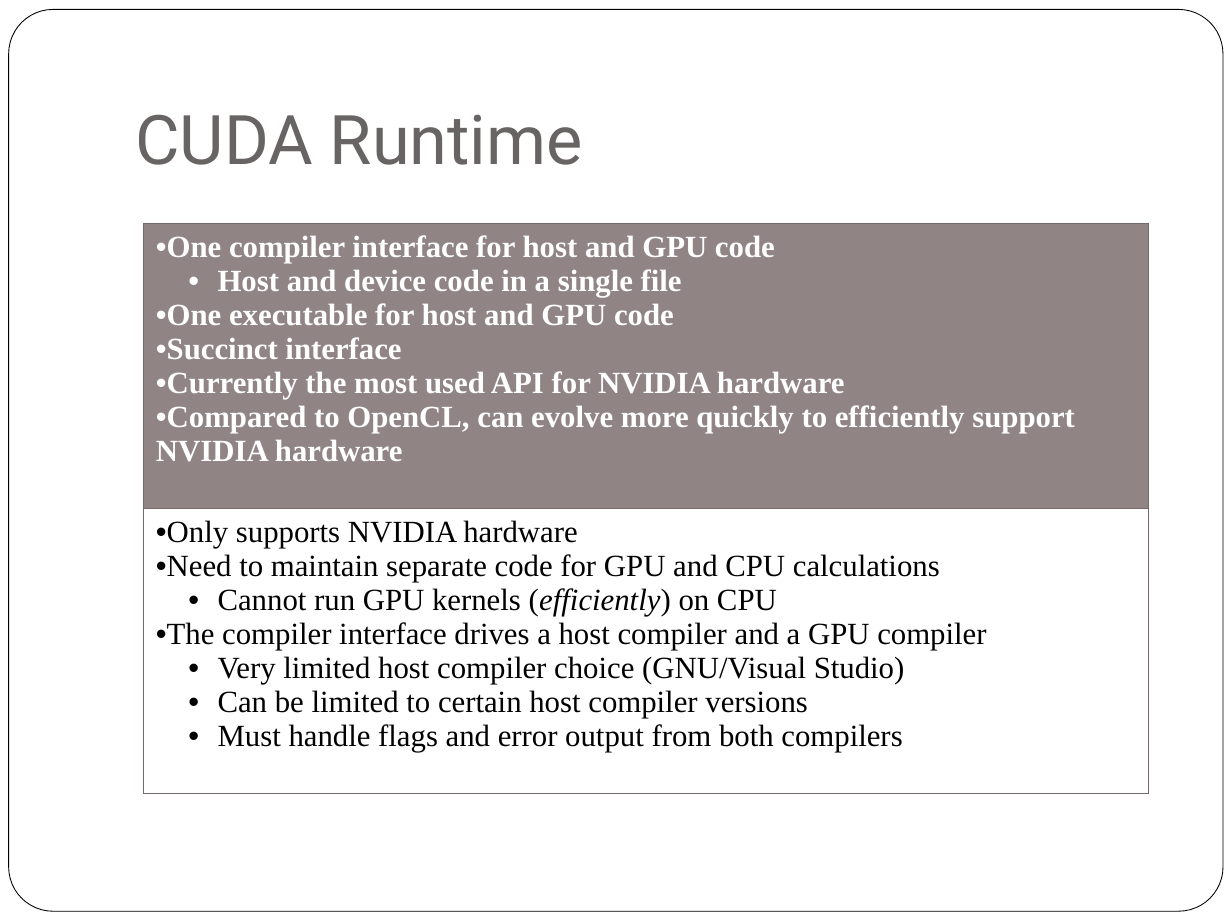
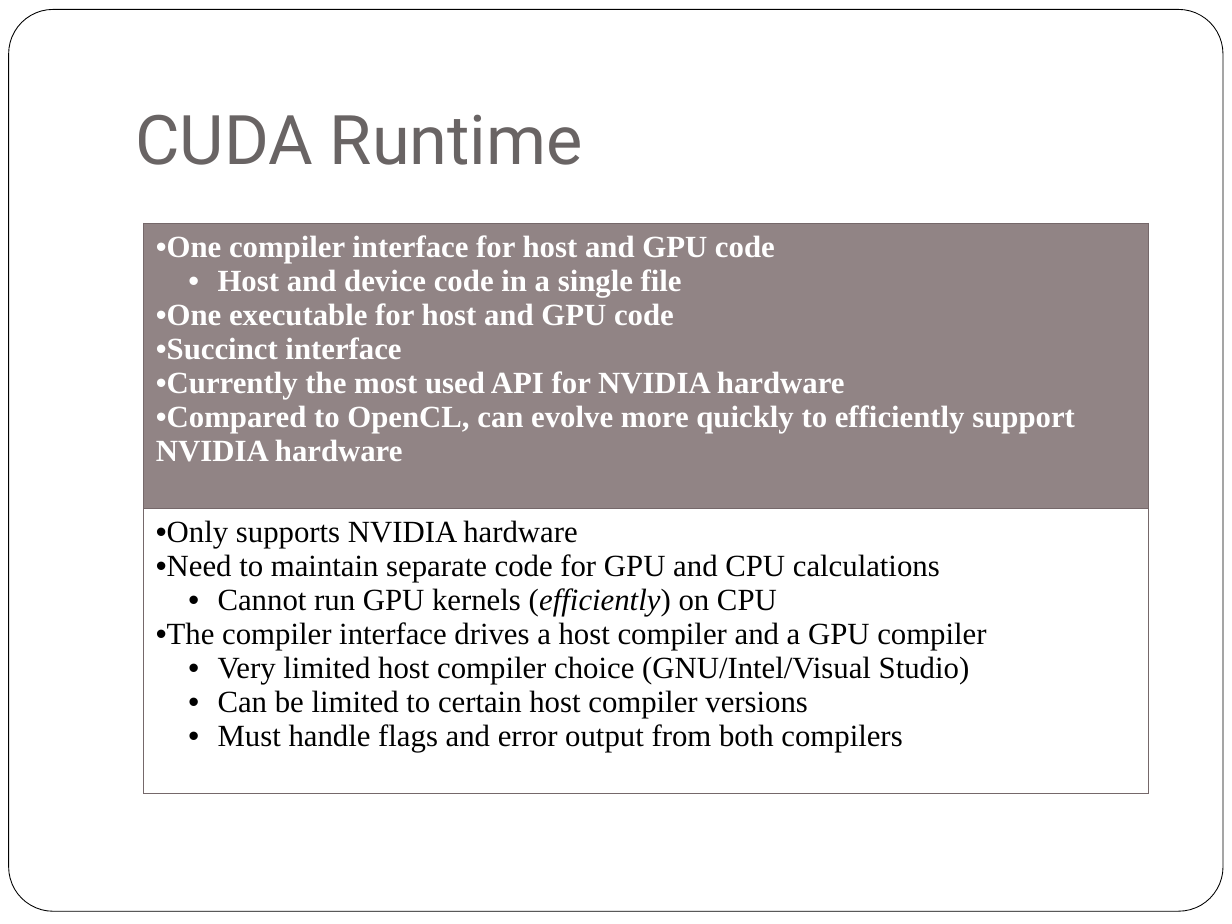
Before and after one commit to scicomp/geryon, a slide deck: slide 2 of geryon.pptx. Drawn at 1232x924 pixels with LibreOffice and Linux fonts; fonts in the diff are those of the drawing. Boxes give left, top, right and bottom in pixels: in the first picture for what was removed or moved away, otherwise in the second. Text is boxed around its words. In the diff, an @@ line names an element or a change of style, - is before the commit and + after.

```diff
--- a/geryon.pptx
+++ b/geryon.pptx
@@ table at (144, 223, 1148, 839) @@
-row 2, column 1: Only supports NVIDIA hardware / Need to maintain separate code for GPU and CPU calculations / Cannot run GPU kernels (efficiently) on CPU / The compiler interface drives a host compiler and a GPU compiler / Very limited host compiler choice (GNU/Visual Studio) / Can be limited to certain host compiler versions / Must handle flags and error output from both compilers
+row 2, column 1: Only supports NVIDIA hardware / Need to maintain separate code for GPU and CPU calculations / Cannot run GPU kernels (efficiently) on CPU / The compiler interface drives a host compiler and a GPU compiler / Very limited host compiler choice (GNU/Intel/Visual Studio) / Can be limited to certain host compiler versions / Must handle flags and error output from both compilers
```
Also in this commit, not shown: 10 other slides changed, 10 slides added, 2 other files.
